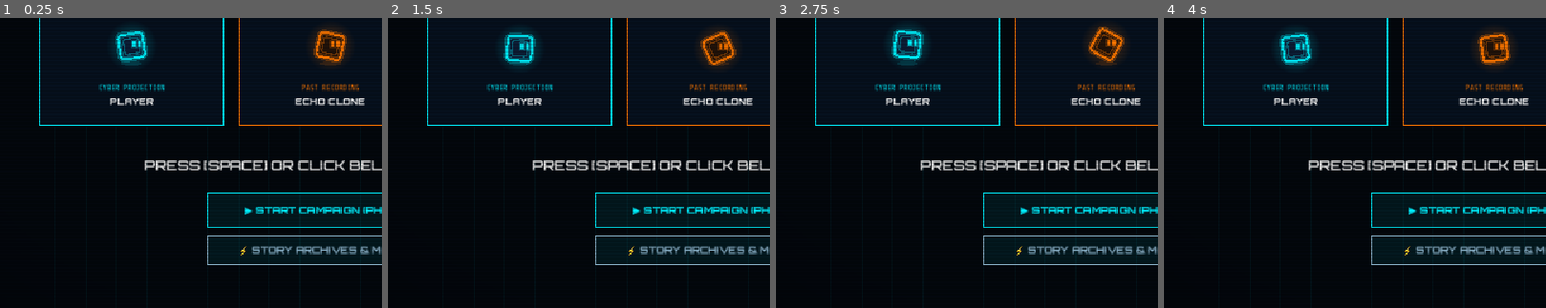
Above: before the commit, frames 1-4 (left to right).
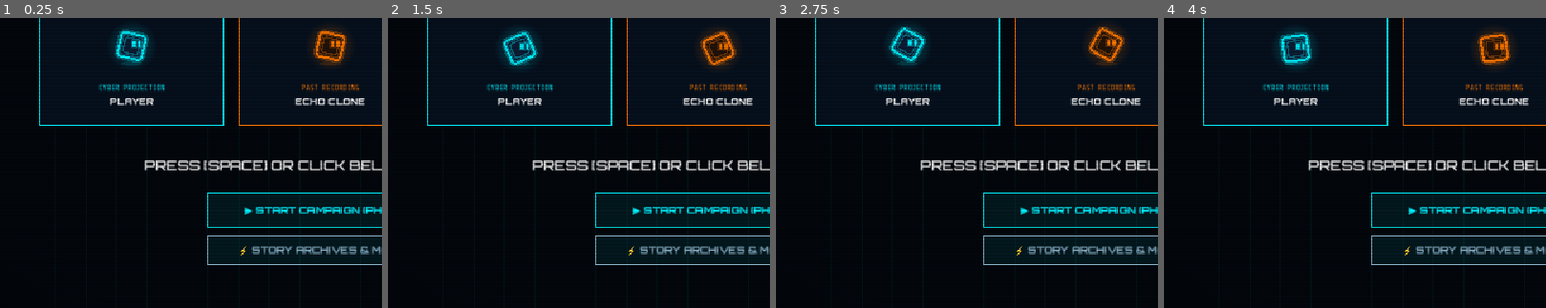
Above: after the commit, the same moments.

Repository: kirtansukhadiya/SHADOW.exe
Game: Godot game, scene res://scenes/WebGame.tscn
Same seed, same stepped clock (60 frames per second), same inputs: the game is played once before the commit and once after it.
Inputs (mouse positions are % of the whole screen's width and height, from its top left):
- Up to frame 1 (0.25 s): no input
- Up to frame 2 (1.5 s): tap Enter at 0.5 s; move the mouse to (72, 45) at 0.52 s; hold D (move_right) 0.53-1.25 s; tap Space (activate_shadow) at 0.6 s; click (72, 45) at 0.67 s; tap W (move_up) at 0.77 s; click "TITLE MENU" at 1.25 s
- Up to frame 3 (2.75 s): click "RESET [R]" at 2 s
- Up to frame 4 (4 s): click "SOUND: ON" at 2.75 s; click "TITLE MENU" at 3.5 s
The pictures show only the part of the screen within x 7-57%, y 38-88%; the shares and areas given below are measured in that part.

The runs differ from the first frame. In frame 1, 0.5% of the frame differs, in the area x 30-39%, y 3-16%; in frame 2, 0.5%, in the area x 30-40%, y 4-17%; in frame 3, 0.5%; in frame 4, less than 0.1%.

Commit message:
Keep the player Cubit spinning at all times
Spin toward the facing direction at 2 rad/s while standing and 6 rad/s
while moving, like the shadows on the title cards. The echo replays the
same spin.

Diff:
--- a/scripts/web_game.gd
+++ b/scripts/web_game.gd
@@ -14,6 +14,7 @@
 const ECHO_FILL := Color("#24140a")
 const REVERSED_FILL := Color("#1c0a2a")
 const CUBIT_ROLL_SPEED := 6.0  # radians per second while moving
+const CUBIT_IDLE_SPIN := 2.0   # radians per second while standing (never stops)
 
 # --- GAME CONSTANTS (same as web) ---
 const CANVAS_W := 960.0
@@ -378,10 +379,9 @@
 	player.vy += GRAVITY * dt
 	if move_dir != 0.0:
 		player.facing = move_dir
-	# Cubit tumbles in the direction of travel and settles flat when idle.
-	player.roll += move_dir * CUBIT_ROLL_SPEED * dt
-	var roll_target: float = player.roll if move_dir != 0.0 else snappedf(player.roll, PI / 2.0)
-	player.cube_ang = lerpf(player.cube_ang, roll_target, 1.0 - exp(-dt * 18.0))
+	# Cubit always spins toward the way it faces; faster while moving.
+	player.roll += player.facing * (CUBIT_ROLL_SPEED if move_dir != 0.0 else CUBIT_IDLE_SPIN) * dt
+	player.cube_ang = player.roll
 
 	# Coyote time & jump buffering
 	coyote_timer = 0.14 if player.on_ground else maxf(0.0, coyote_timer - dt)
@@ -736,8 +736,7 @@
 	# 8. Player
 	if not player.is_dead:
 		var p_pos := Vector2(player.x, player.y)
-		var wobble := sin(now * 1.5) * 0.15 if player.vx == 0.0 else 0.0
-		_draw_cubit(p_pos, player.cube_ang + wobble, player.facing, 1.0, UI.CYAN, CUBIT_FILL, now)
+		_draw_cubit(p_pos, player.cube_ang, player.facing, 1.0, UI.CYAN, CUBIT_FILL, now)
 
 	# 9. Particles (web advances them by a fixed 0.016 per draw)
 	for i in range(particles.size() - 1, -1, -1):
@@ -826,8 +825,8 @@
 func _draw_card(x: float, y: float, w: float, h: float, color: Color, tag: String, title: String, row: int, time: float) -> void:
 	_canvas.draw_rect(Rect2(x, y, w, h), UI.MODAL_BG)
 	_canvas.draw_rect(Rect2(x, y, w, h), color, false, 1.5)
-	# Player idles; the echo tumbles forward; the reversed shadow tumbles backward.
-	var ang: float = [sin(time * 1.5) * 0.15, time * 2.0, -time * 2.0][row]
+	# Player and echo spin forward; the reversed shadow spins backward.
+	var ang: float = [time * CUBIT_IDLE_SPIN, time * CUBIT_IDLE_SPIN, -time * CUBIT_IDLE_SPIN][row]
 	var fill: Color = [CUBIT_FILL, ECHO_FILL, REVERSED_FILL][row]
 	_draw_cubit(Vector2(x + w / 2.0, y + 40), ang, 1.0, 2.0, color, fill, time)
 	_text(tag, x + w / 2.0, y + 105, UI.mono(), 10, color, 1)
